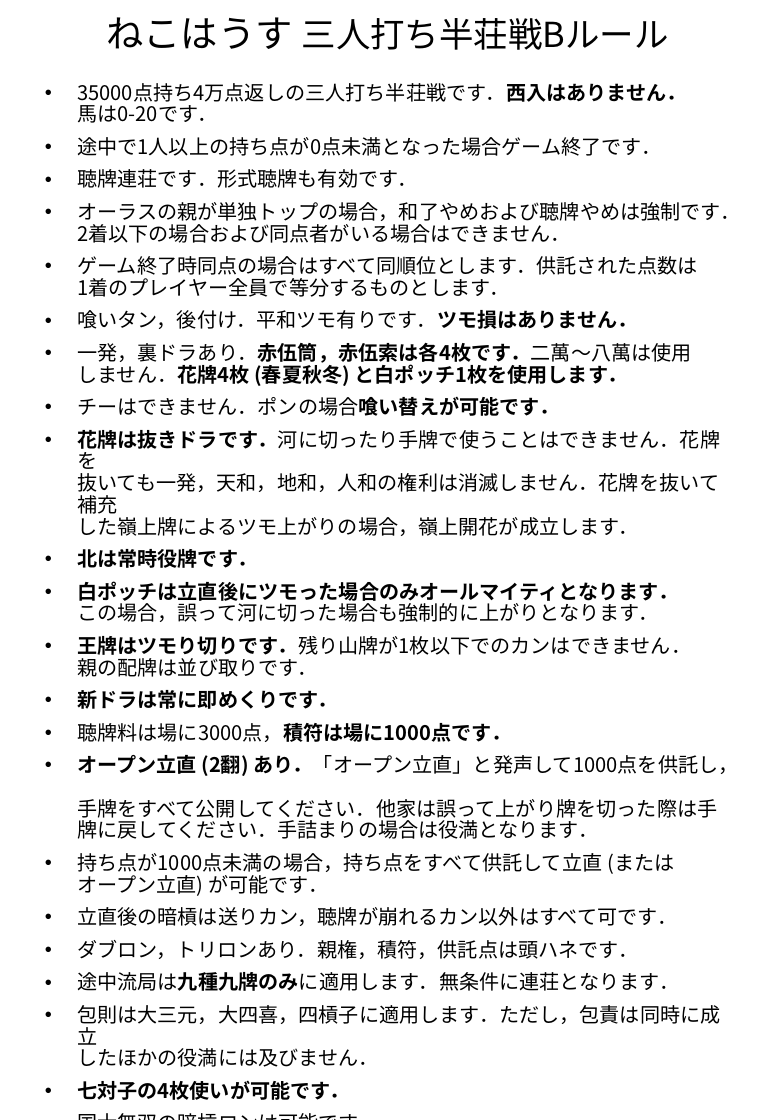
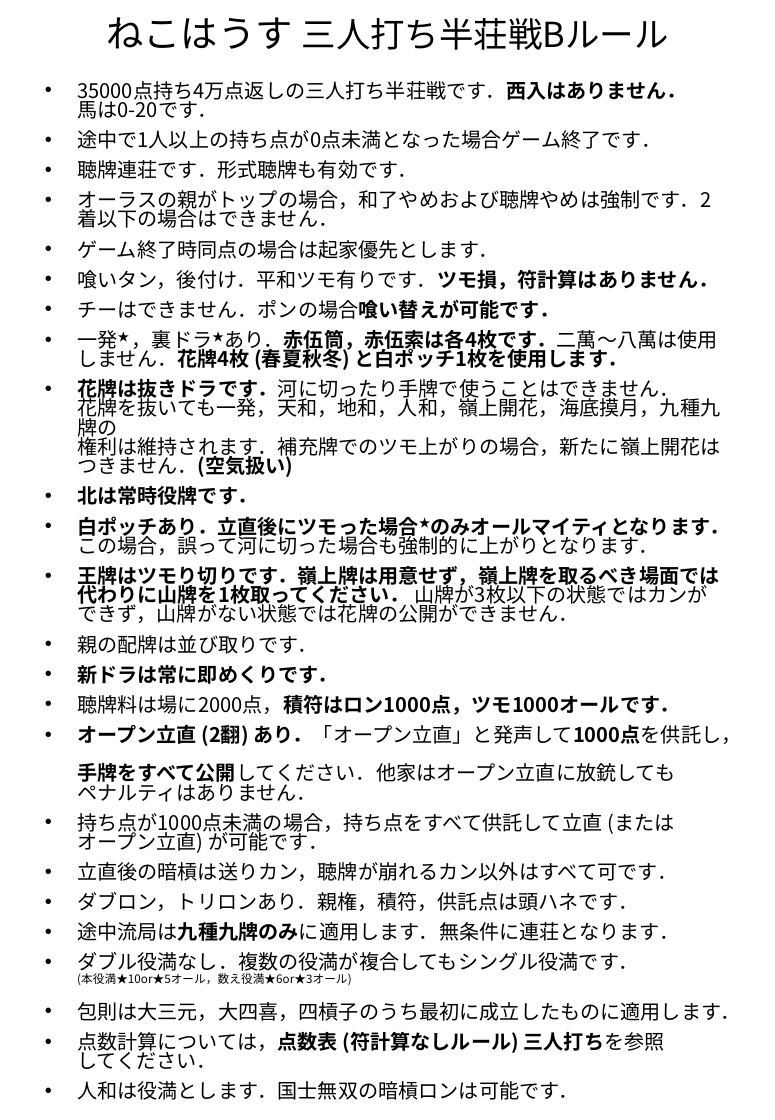
Before and after one commit to nkhrlab/neko-house, a slide deck: slide 8 of rules.pptx. Drawn at 775x1120 pixels with LibreOffice and Linux fonts; fonts in the diff are those of the drawing. Boxes give left, top, right and bottom in pixels: in the first picture for what was removed or moved away, otherwise in the second. Text is boxed around its words. In the diff, an @@ line names an element or a change of style, - is before the commit and + after.

Commit message:
ルール変更

```diff
--- a/rules.pptx
+++ b/rules.pptx
@@ subtitle at (77,81,687,941): line spacing 0.9 to 0.8 @@
@@ subtitle at (77,190,718,290): text changed @@
-• オーラスの親が単独トップの場合，和了やめおよび聴牌やめは強制です．2着以下の場合および同点者がいる場合はできません．
-• ゲーム終了時同点の場合はすべて同順位とします．供託された点数は
-  1着のプレイヤー全員で等分するものとします．
-• 喰いタン，後付け．平和ツモ有りです．ツモ損はありません．
-• 一発，裏ドラあり．赤伍筒，赤伍索は各4枚です．二萬～八萬は使用
-  しません．花牌4枚 (春夏秋冬) と白ポッチ1枚を使用します．
+• オーラスの親がトップの場合，和了やめおよび聴牌やめは強制です．2着以下の場合はできません．
+• ゲーム終了時同点の場合は起家優先とします．
+• 喰いタン，後付け．平和ツモ有りです．ツモ損，符計算はありません．
@@ subtitle at (77,330,721,477): text changed @@
-• 花牌は抜きドラです．河に切ったり手牌で使うことはできません．花牌を
-  抜いても一発，天和，地和，人和の権利は消滅しません．花牌を抜いて補充
-  した嶺上牌によるツモ上がりの場合，嶺上開花が成立します．
+• 一発★ ，裏ドラ★あり．赤伍筒，赤伍索は各4枚です．二萬～八萬は使用
+  しません．花牌4枚 (春夏秋冬) と白ポッチ1枚を使用します．
+• 花牌は抜きドラです．河に切ったり手牌で使うことはできません．
+  花牌を抜いても一発，天和，地和，人和，嶺上開花，海底摸月，九種九牌の
+  権利は維持されます．補充牌でのツモ上がりの場合，新たに嶺上開花は
+  つきません．(空気扱い)
@@ subtitle at (77,516,730,654): text changed @@
-• 白ポッチは立直後にツモった場合のみオールマイティとなります．
-  この場合，誤って河に切った場合も強制的に上がりとなります．
-• 王牌はツモり切りです．残り山牌が1枚以下でのカンはできません．
-  親の配牌は並び取りです．
+• 白ポッチあり．立直後にツモった場合★のみオールマイティとなります．
+  この場合，誤って河に切った場合も強制的に上がりとなります．
+• 王牌はツモり切りです．嶺上牌は用意せず，嶺上牌を取るべき場面では
+  代わりに山牌を1枚取ってください． 山牌が3枚以下の状態ではカンが
+  できず，山牌がない状態では花牌の公開ができません．
+• 親の配牌は並び取りです．
@@ subtitle at (77,695,741,802): text changed @@
-• 聴牌料は場に3000点，積符は場に1000点です．
-• オープン立直 (2翻) あり．「オープン立直」と発声して1000点を供託し，
-  手牌をすべて公開してください．他家は誤って上がり牌を切った際は手牌に戻してください．手詰まりの場合は役満となります．
+• 聴牌料は場に2000点，積符はロン1000点，ツモ1000オールです．
+• オープン立直 (2翻) あり．「オープン立直」と発声して1000点を供託し，
+  手牌をすべて公開してください．他家はオープン立直に放銃しても
+  ペナルティはありません．
@@ subtitle at (77,952,740,1100): text changed @@
-• 包則は大三元，大四喜，四槓子に適用します．ただし，包責は同時に成立
-  したほかの役満には及びません．
-• 七対子の4枚使いが可能です．
-• 国士無双の暗槓ロンは可能です．
+• ダブル役満なし．複数の役満が複合してもシングル役満です．
+  (本役満★10or★5オール，数え役満★6or★3オール)
+• 包則は大三元，大四喜，四槓子のうち最初に成立したものに適用します．
+• 点数計算については，点数表 (符計算なしルール) 三人打ちを参照
+  してください．
+• 人和は役満とします．国士無双の暗槓ロンは可能です．
```
Also in this commit, not shown: 12 other slides changed, 2 other files.
